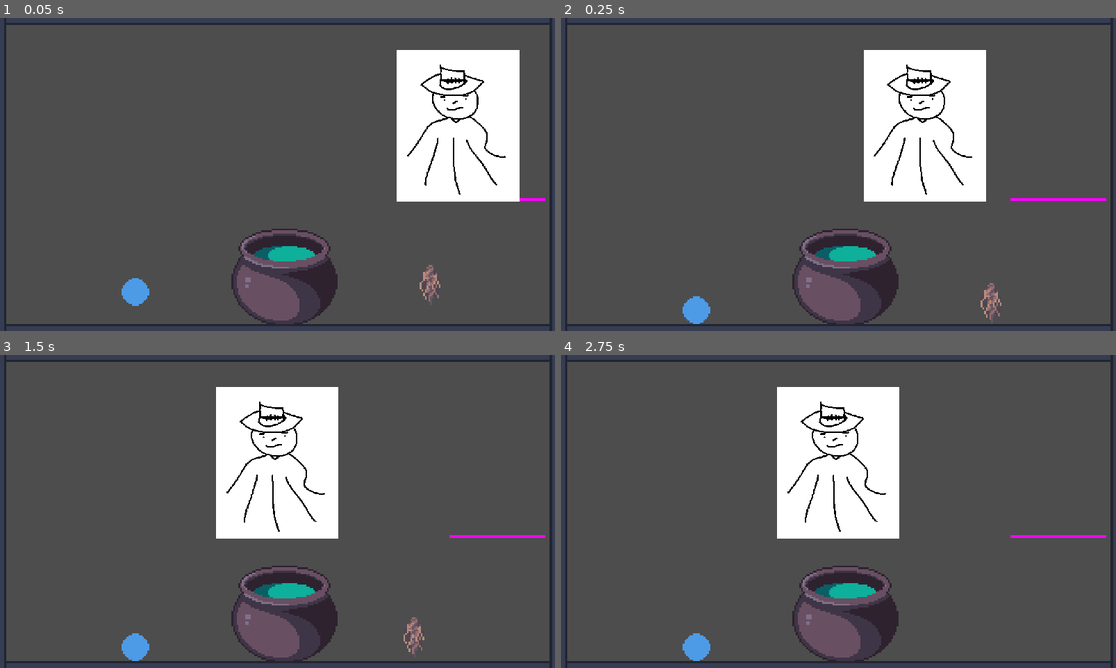
Above: before the commit, frames 1-4 (two rows, left to right).
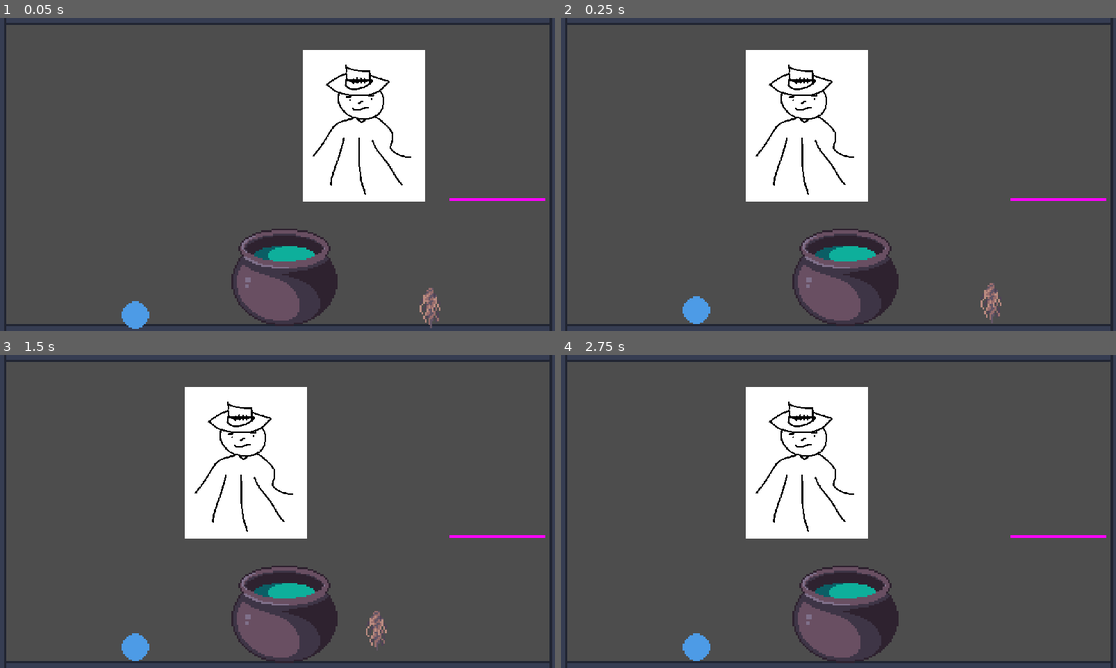
Above: after the commit, the same moments.

Repository: HuskyGameDev/2024s-team3
Game: Godot game, scene res://Scenes/Main.tscn
The game is run twice, just before and just after one commit, with the same random seed, the same clock (stepped at 60 frames per second) and the same inputs. The engine's default icon, where the game draws it, is replaced by a stand-in: a white triangle on a blue panel in a dark square.
Inputs (mouse positions are in pixels of both pictures, inside the frame that each line leads up to):
- Up to frame 1 (0.05 s): no input
- Up to frame 2 (0.25 s): no input
- Up to frame 3 (1.5 s): drag from (283, 611) to (499, 520) at 0.52 s; tap Enter at 1.25 s; drag from (432, 639) to (283, 611) at 1.27 s
- Up to frame 4 (2.75 s): move the mouse to (694, 646) at 2.02 s; press the mouse at (694, 646) at 2.03 s

The runs differ from the first frame. In frame 1, 17% of the frame differs, in the area x 21-94%, y 10-100%; in frame 2, 21%, in the area x 33-77%, y 10-59%; in frame 3, 6.8%; in frame 4, 6.5%.

Commit message:
Basic game clock

Diff:
--- /dev/null
+++ b/Scripts/Singletons/GameTime.gd
@@ -0,0 +1,32 @@
+extends Timer
+
+const STORE_OPEN_TIME = 2;
+const STORE_CLOSE_TIME = 4;
+
+signal end_of_day;
+signal start_of_day;
+
+var hour:int = 0
+
+func _ready():
+	## If set to 1, 1 minute in game is 1 minute irl
+	## If set to 2, 1 minute in game is 30 sec irl
+	Engine.time_scale = 5;
+	self.connect("timeout", _on_timer_timeout);
+	self.connect("end_of_day", _on_end_of_day);
+	self.connect("start_of_day", _on_start_of_day);
+	start_of_day.emit();
+
+func _on_timer_timeout():
+	hour = hour + 1;
+	if(hour >= STORE_CLOSE_TIME):
+		end_of_day.emit();
+
+func _on_end_of_day():
+	print("End of day");
+	self.stop();
+
+func _on_start_of_day():
+	print("Start of day")
+	hour = STORE_OPEN_TIME;
+	self.start(60);
--- a/project.godot
+++ b/project.godot
@@ -19,6 +19,7 @@
 
 PlayerData="*res://Scripts/Singletons/PlayerData.gd"
 RecipeData="*res://Scripts/Singletons/RecipeData.gd"
+GameTime="*res://Scripts/Singletons/GameTime.gd"
 
 [display]
 
